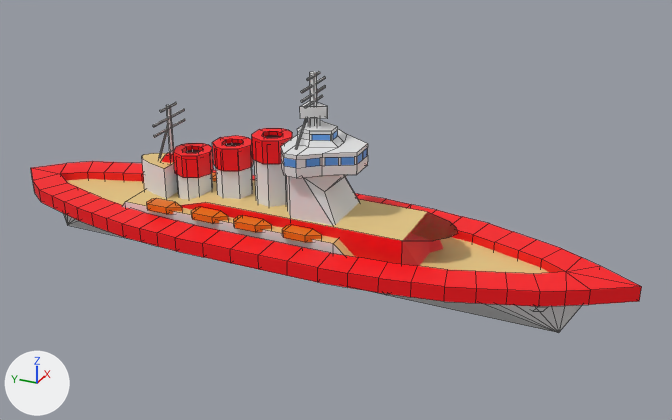
A saved change to the OBJ model Assets/Models/ships/c-ship-3/c-ship-3.obj.
Both versions are drawn from a camera (50 mm lens) standing at (-6.54, -3.42, 3.84) and looking at (0.07, -0.44, 0.53). Arrows for +X, +Y and +Z are at lower left; the lights stay in place. Mesh edges are drawn as thin lines. Where no turn or scale is listed for an object, it has been applied to the vertices.

Before the edit, the objects in view are built like this:
```python
me_cube_033 = bpy.data.meshes.new('Cube.033')
me_cube_033.from_pydata(...)  # 917 vertices, 720 faces, 5 loose edges; spans x -0.73..0.73, y -2.99..2.82, z -0.15..1.74
# faces by material slot: [279, 50, 6, 104, 141, 13, 39, 88]
me_cube_033.materials.append(mat_trim)  # red #ff0011
me_cube_033.materials.append(mat_hull)  # white #e7e7e7
me_cube_033.materials.append(mat_floor)  # beige #e7c884
me_cube_033.materials.append(mat_lifeboats)  # orange #e7720d
me_cube_033.materials.append(mat_upper)  # white #e7e7e7
me_cube_033.materials.append(mat_windows)  # blue #5c9ae7
me_cube_033.materials.append(mat_black)  # black #000000
me_cube_033.materials.append(mat_antenna)  # white #e7e7e7
ob_cube_033 = bpy.data.objects.new('Cube.033', me_cube_033)
ob_cube_033.location = (0.0, 0.0, 0.0)
```
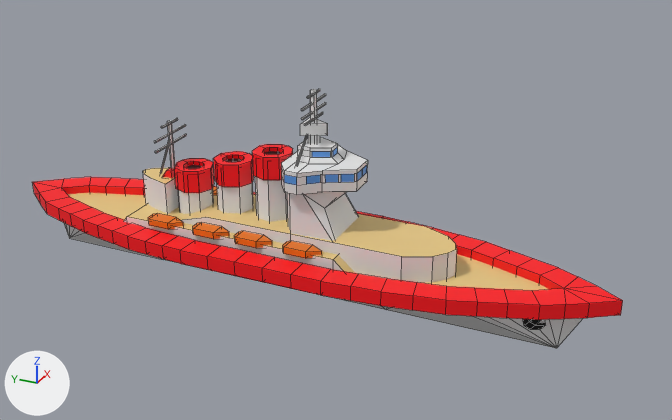
Pixel boxes [x1, y1, x2, y2] of what changed, in the pictures (672 x 420 px; the box of a moved part takes in the faces that stretch with it):
'Cube.033', reshaped: before [31, 72, 642, 333]; after [33, 89, 623, 348]
part 1 of me_cube_033, moved or reshaped: before [142, 153, 178, 199]; after [143, 168, 179, 214]
part 2 of me_cube_033, moved or reshaped: before [63, 179, 582, 333]; after [63, 193, 583, 348]
part 3 of me_cube_033, moved or reshaped: before [308, 118, 320, 127]; after [308, 136, 320, 144]
part 4 of me_cube_033, moved or reshaped: before [300, 101, 328, 119]; after [300, 118, 328, 136]
part 5 of me_cube_033, moved or reshaped: before [307, 72, 320, 80]; after [307, 89, 320, 98]
part 6 of me_cube_033, moved or reshaped: before [310, 72, 317, 106]; after [310, 89, 317, 123]
part 7 of me_cube_033, moved or reshaped: before [301, 85, 326, 102]; after [301, 94, 326, 111]
part 8 of me_cube_033, moved or reshaped: before [301, 77, 326, 93]; after [301, 102, 326, 120]
part 9 of me_cube_033, moved or reshaped: before [304, 95, 323, 108]; after [304, 112, 323, 126]
part 10 of me_cube_033, moved or reshaped: before [295, 119, 307, 149]; after [295, 136, 307, 165]
part 11 of me_cube_033, moved or reshaped: before [254, 135, 287, 207]; after [255, 151, 288, 222]
part 12 of me_cube_033, moved or reshaped: before [252, 128, 292, 164]; after [252, 144, 293, 180]
part 13 of me_cube_033, moved or reshaped: before [216, 143, 253, 199]; after [217, 158, 253, 214]
part 14 of me_cube_033, moved or reshaped: before [212, 135, 253, 171]; after [213, 151, 254, 187]
part 15 of me_cube_033, moved or reshaped: before [177, 150, 213, 199]; after [178, 165, 214, 214]
part 16 of me_cube_033, moved or reshaped: before [173, 143, 213, 178]; after [174, 158, 214, 193]
part 17 of me_cube_033, moved or reshaped (not visible before): after [523, 319, 545, 329]
part 18 of me_cube_033, moved or reshaped: before [162, 152, 174, 163]; after [163, 168, 175, 178]
part 19 of me_cube_033, moved or reshaped: before [160, 102, 177, 112]; after [161, 118, 178, 128]
part 20 of me_cube_033, moved or reshaped: before [166, 105, 174, 154]; after [167, 121, 175, 169]
part 21 of me_cube_033, moved or reshaped: before [154, 119, 185, 137]; after [154, 124, 186, 143]
part 22 of me_cube_033, moved or reshaped: before [153, 109, 185, 127]; after [155, 134, 187, 153]
part 23 of me_cube_033, moved or reshaped: before [159, 124, 168, 158]; after [160, 141, 169, 173]
part 24 of me_cube_033, moved or reshaped: before [282, 225, 322, 242]; after [283, 241, 322, 258]

What changed in the scene script:
```text
Change me_cube_033:
    remove me_cube_033.from_pydata(...)  # 917 vertices, 720 faces, 5 loose edges; spans x -0.73..0.73, y -2.99..2.82, z -0.15..1.74
    add me_cube_033.from_pydata(...)  # 917 vertices, 725 faces, 5 loose edges; spans x -0.67..0.67, y -2.87..2.82, z -0.29..1.59
    me_cube_033 part 1: the loose piece of 16 vertices spanning x -0.2..0.2, y 1.1..1.46, z 0.15..0.76 is moved by (0.0, 0.0, -0.15)
    me_cube_033 part 2: the loose piece of 59 vertices spanning x -0.55..0.55, y -2.68..2.58, z -0.15..0.33 is moved by (0.0, 0.0, -0.15)
    me_cube_033 part 3: the loose piece of 12 vertices spanning x -0.05..0.05, y -0.32..-0.24, z 1.17..1.37 is moved by (0.0, 0.0, -0.15)
    me_cube_033 part 4: the loose piece of 8 vertices spanning x -0.1..0.1, y -0.4..-0.2, z 1.37..1.47 is moved by (0.0, 0.0, -0.15)
    me_cube_033 part 5: the loose piece of 10 vertices spanning x -0.11..0.11, y -0.29..-0.27, z 1.7..1.72 is moved by (0.0, 0.0, -0.15)
    me_cube_033 part 6: the loose piece of 12 vertices spanning x -0.02..0.02, y -0.31..-0.25, z 0.94..1.74 is moved by (0.0, 0.0, -0.15)
    me_cube_033 part 7: the loose piece of 10 vertices spanning x -0.22..0.22, y -0.29..-0.27, z 1.56..1.57 is moved by (0.0, 0.0, -0.07)
    me_cube_033 part 8: the loose piece of 10 vertices spanning x -0.22..0.22, y -0.29..-0.27, z 1.63..1.65 is moved by (0.0, 0.0, -0.22)
    me_cube_033 part 9: the loose piece of 10 vertices spanning x -0.16..0.16, y -0.29..-0.27, z 1.49..1.51 is moved by (0.0, 0.0, -0.15)
    me_cube_033 part 10: the loose piece of 12 vertices spanning x -0.31..0.01, y -0.23..-0.21, z 1.07..1.39 is moved by (0.0, 0.0, -0.15)
    me_cube_033 part 11: the loose piece of 16 vertices spanning x -0.16..0.16, y -0.03..0.26, z 0.52..1.12 is moved by (0.0, 0.0, -0.15)
    me_cube_033 part 12: the loose piece of 37 vertices spanning x -0.18..0.18, y -0.06..0.28, z 0.95..1.16 is moved by (0.0, 0.0, -0.15)
    me_cube_033 part 13: the loose piece of 16 vertices spanning x -0.16..0.16, y 0.35..0.66, z 0.39..0.99 is moved by (0.0, 0.0, -0.15)
    me_cube_033 part 14: the loose piece of 40 vertices spanning x -0.18..0.18, y 0.33..0.67, z 0.82..1.03 is moved by (0.0, 0.0, -0.15)
    me_cube_033 part 15: the loose piece of 18 vertices spanning x -0.16..0.16, y 0.76..1.07, z 0.26..0.86 is moved by (0.0, 0.0, -0.15)
    me_cube_033 part 16: the loose piece of 39 vertices spanning x -0.18..0.18, y 0.74..1.09, z 0.69..0.9 is moved by (0.0, 0.0, -0.15)
    me_cube_033 part 17: the loose piece of 20 vertices spanning x -0.16..-0.04, y -2.34..-2.15, z 0.07..0.27 is moved by (-0.03, 0.0, -0.15)
    me_cube_033 part 18: the loose piece of 8 vertices spanning x -0.06..0.06, y 1.12..1.23, z 0.74..0.83 is moved by (0.0, 0.0, -0.15)
    me_cube_033 part 19: the loose piece of 12 vertices spanning x -0.12..0.12, y 1.13..1.15, z 1.25..1.27 is moved by (0.0, 0.0, -0.15)
    me_cube_033 part 20: the loose piece of 10 vertices spanning x -0.02..0.02, y 1.12..1.16, z 0.69..1.27 is moved by (0.0, 0.0, -0.15)
    me_cube_033 part 21: the loose piece of 10 vertices spanning x -0.24..0.24, y 1.13..1.15, z 1.06..1.08 is moved by (0.0, 0.0, -0.05)
    me_cube_033 part 22: the loose piece of 10 vertices spanning x -0.24..0.24, y 1.13..1.15, z 1.15..1.17 is moved by (0.0, 0.0, -0.24)
    me_cube_033 part 23: the loose piece of 12 vertices spanning x -0.01..0.01, y 1.15..1.3, z 0.72..1.1 is moved by (0.0, 0.0, -0.15)
    me_cube_033 part 24: the loose piece of 14 vertices spanning x -0.43..-0.29, y -0.51..-0.17, z 0.44..0.5 is moved by (0.0, 0.0, -0.15)
    me_cube_033 part 25: the loose piece of 14 vertices spanning x -0.43..-0.29, y -0.05..0.29, z 0.44..0.5 is moved by (0.0, 0.0, -0.15)
    me_cube_033 part 26: the loose piece of 14 vertices spanning x -0.43..-0.29, y 0.37..0.71, z 0.44..0.5 is moved by (0.0, 0.0, -0.15)
    me_cube_033 part 27: the loose piece of 196 vertices spanning x -0.73..0.73, y -2.99..2.82, z 0.28..0.41 is rebuilt with 196 vertices and now spans x -0.67..0.67, y -2.87..2.82, z 0.13..0.26
    me_cube_033 part 28: the loose piece of 20 vertices spanning x -0.3..0.3, y -1.54..1.25, z 0.16..0.56 is rebuilt with 20 vertices and now spans x -0.3..0.3, y -1.54..1.25, z 0.02..0.42
    me_cube_033 part 29: a new loose piece of 14 vertices spanning x -0.43..-0.29, y 0.83..1.17, z 0.29..0.35, in mat_lifeboats (orange #e7720d)
    me_cube_033 part 30: the loose piece of 14 vertices spanning x -0.43..-0.29, y 0.83..1.17, z 0.44..0.5 is deleted
    me_cube_033 part 31: 178 vertices removed from x -0.4..0.43, y -0.79..1.51, z 0.26..1.29; 150 vertices added at x -0.4..0.4, y -0.79..1.51, z 0.12..1.15
```
